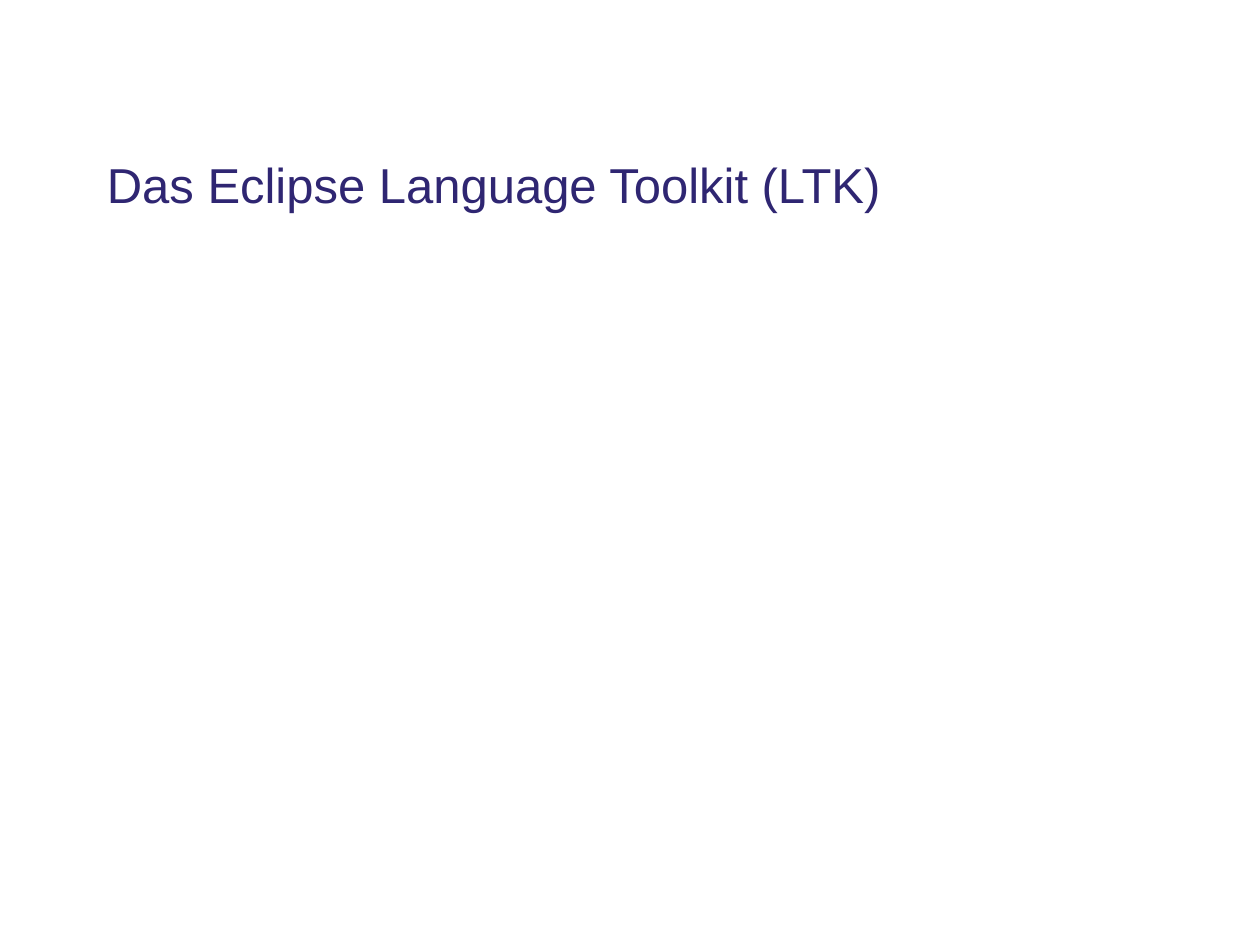
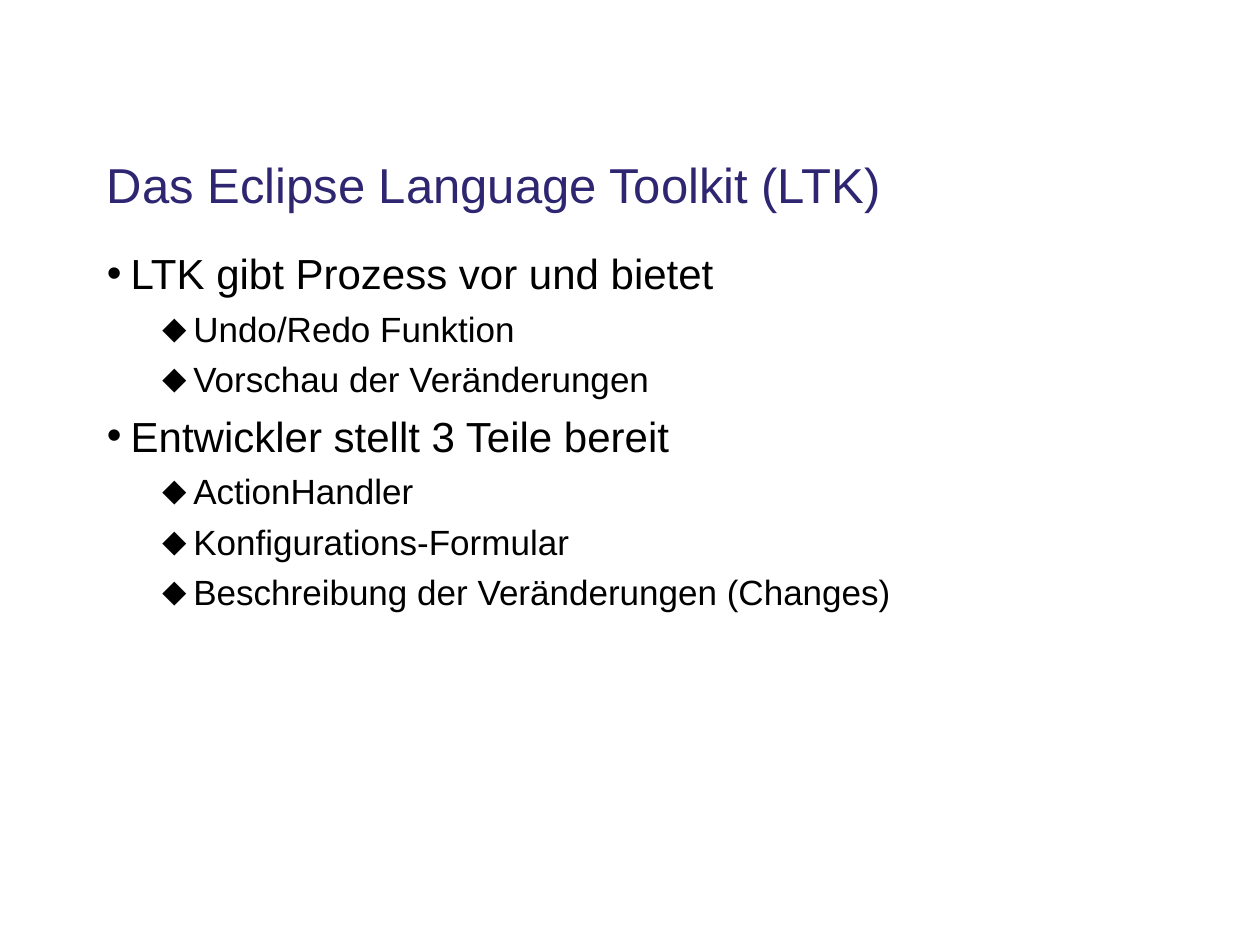
Before and after one commit to phsommer/yeti, a slide deck: slide 7 of TinyOS Refactoring/doc/presentation.odp. Drawn at 1260x945 pixels with LibreOffice and Linux fonts; fonts in the diff are those of the drawing; background and template pictures are left out. Boxes give left, top, right and bottom in pixels: in the first picture for what was removed or moved away, otherwise in the second. Text is boxed around its words. In the diff, an @@ line names an element or a change of style, - is before the commit and + after.

```diff
--- a/TinyOS Refactoring/doc/presentation.odp
+++ b/TinyOS Refactoring/doc/presentation.odp
@@ text added at [131, 258, 891, 612], 20 pt, text #000000 @@
+• LTK gibt Prozess vor und bietet
+  ⬥ Undo/Redo Funktion
+  ⬥ Vorschau der Veränderungen
+• Entwickler stellt 3 Teile bereit
+  ⬥ ActionHandler
+  ⬥ Konfigurations-Formular
+  ⬥ Beschreibung der Veränderungen (Changes)
```
Also in this commit, not shown: 2 slides added.
